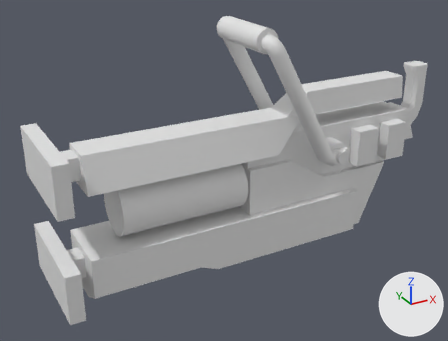
The Blender file equipment/models/tractor_tool.blend: old version first, new version second.
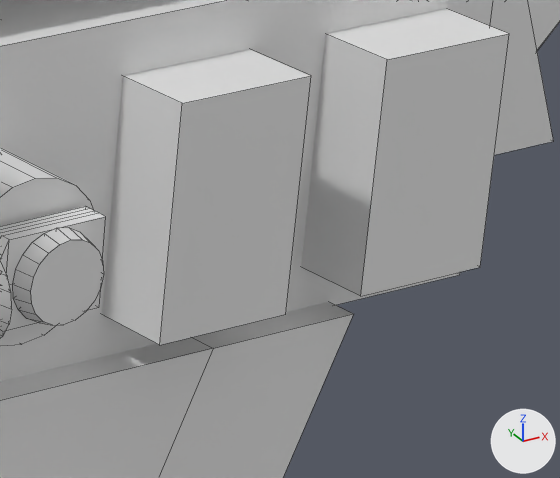
The first picture shows the older version from a 50 mm camera at (-0.729, -1.253, 0.66) aimed at (-0.031, 0.017, 0.025). The close-ups show both versions on the part from 75% to 92% of the width and 34% to 54% of the height of that picture; other places that the commit changed are outside them. Arrows for +X, +Y and +Z are at lower right; the lights stay in place. The close-ups show mesh edges as thin lines.
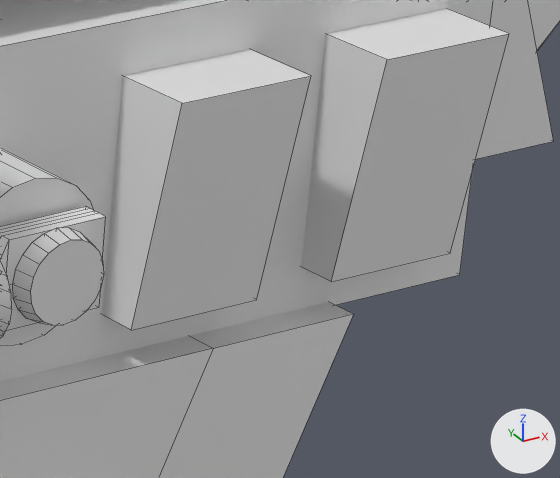
Location of each change, (x1, y1, x2, y2) in pixels of the close-ups (560 x 478 px; the box of a moved part takes in the faces that stretch with it):
'Cube.009', reshaped
    before: (102, 50, 311, 345)
    after: (102, 50, 311, 330)
'Cube.010', reshaped
    before: (301, 9, 509, 296)
    after: (301, 9, 509, 282)
part 1 of me_cube_018, moved or reshaped
    before: (128, 77, 311, 345)
    after: (128, 77, 311, 330)
part 2 of me_cube_020, moved or reshaped
    before: (328, 34, 509, 296)
    after: (328, 34, 509, 282)

Edits to the bpy script that builds the scene:
```text
Change me_cube_018:
    where me_cube_018.from_pydata(...)  # 8 vertices, 6 faces; spans x -0.031..0.031, y -0.082..0.082, z -0.049..0.049
    used by ob_cube_009; location = (0.3525, 0.0, 0.0492)
    me_cube_018 part 1
    me_cube_018.vertices[0].co: (-0.031, -0.082, -0.049) -> (-0.031, -0.066, -0.049)  # pixel (159, 345) -> pixel (131, 330)
    me_cube_018.vertices[2].co: (-0.031, 0.082, -0.049) -> (-0.031, 0.066, -0.049)
    me_cube_018.vertices[4].co: (0.031, -0.082, -0.049) -> (0.031, -0.066, -0.049)  # pixel (285, 314) -> pixel (256, 299)
    me_cube_018.vertices[6].co: (0.031, 0.082, -0.049) -> (0.031, 0.066, -0.049)
Change me_cube_020:
    where me_cube_020.from_pydata(...)  # 8 vertices, 6 faces; spans x -0.031..0.031, y -0.082..0.082, z -0.049..0.049
    used by ob_cube_010; location = (0.4527, 0.0, 0.0492)
    me_cube_020 part 2
    me_cube_020.vertices[0].co: (-0.031, -0.082, -0.049) -> (-0.031, -0.066, -0.049)  # pixel (360, 296) -> pixel (331, 281)
    me_cube_020.vertices[2].co: (-0.031, 0.082, -0.049) -> (-0.031, 0.066, -0.049)
    me_cube_020.vertices[4].co: (0.031, -0.082, -0.049) -> (0.031, -0.066, -0.049)  # pixel (480, 267) -> pixel (450, 253)
    me_cube_020.vertices[6].co: (0.031, 0.082, -0.049) -> (0.031, 0.066, -0.049)
```
